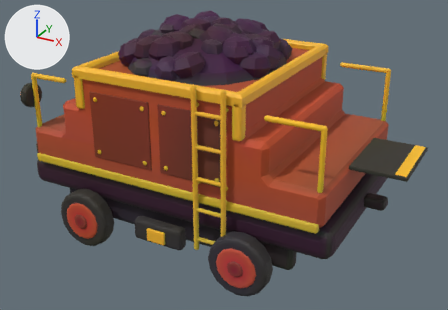
One commit to the glTF model ArtSource/Exports/Tender_Blockout.glb: the scene before it, then after it.
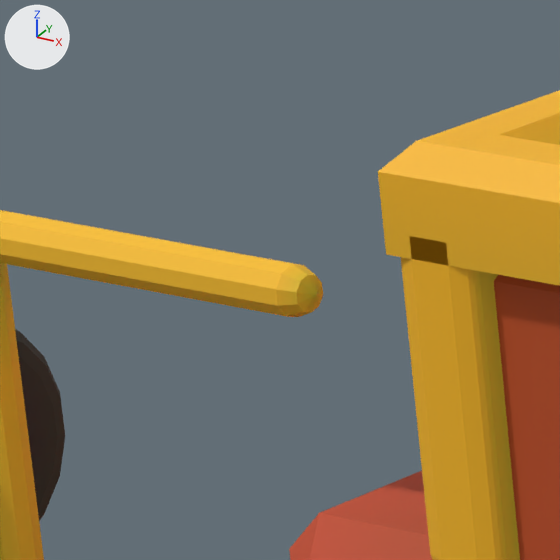
The first picture shows the older version from a camera (50 mm lens) standing at (3.62, -4.95, 3.49) and looking at (0.19, 1.28, 0.37). The close-ups show the older and then the newer version on the part from 8% to 20% of the width and 17% to 34% of the height of that picture. Only the edits that show in the close-ups are written down. Every picture has the same lights, and +X, +Y and +Z are marked at upper left. Where no turn or scale is listed for an object, it has been applied to the vertices. Vertices at exactly the same position are counted once.

The scene before the commit, as lines of its bpy script (objects in view):
```python
me_body = bpy.data.meshes.new('Body')
me_body.from_pydata(...)  # 2312 vertices, 4516 faces; spans x -1.9..1.9, y 0.14..2.56, z 0.29..1.6
# faces by material slot: [188, 3128, 1200]
me_body.materials.append(mat_m_tender_red)
me_body.materials.append(mat_m_tender_gold)
me_body.materials.append(mat_m_tender_panel)
me_deckrails = bpy.data.meshes.new('DeckRails')
me_deckrails.from_pydata(...)  # 564 vertices, 1120 faces; spans x -1.86..1.86, y 0.21..2.49, z 0.7..1.41
me_deckrails.materials.append(mat_m_tender_interact)
me_taillights = bpy.data.meshes.new('TailLights')
me_taillights.from_pydata(...)  # 580 vertices, 1152 faces; spans x -2.02..-1.86, y 0.09..2.61, z 0.97..1.27
# faces by material slot: [576, 576]
me_taillights.materials.append(mat_m_tender_frame)
me_taillights.materials.append(mat_m_tender_taillamp)
ob_body = bpy.data.objects.new('Body', me_body)
ob_body.location = (0.0, 0.0, 0.0)
ob_deckrails = bpy.data.objects.new('DeckRails', me_deckrails)
ob_deckrails.location = (0.0, 0.0, 0.0)
ob_taillights = bpy.data.objects.new('TailLights', me_taillights)
ob_taillights.location = (0.0, 0.0, 0.0)
```
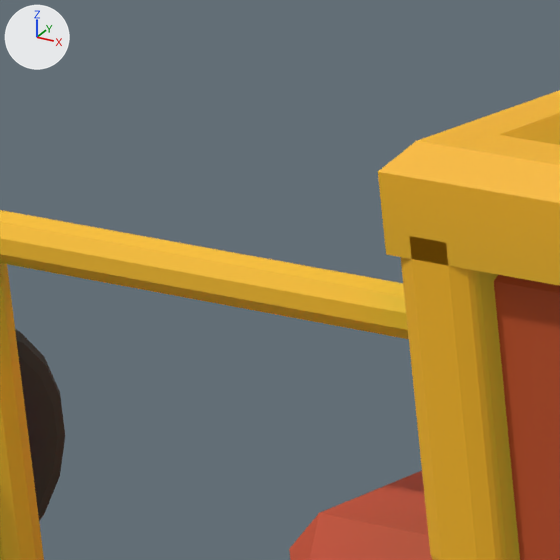
The edits, one by one:
me_deckrails has 564 vertices, 1120 faces and spans x -1.86..1.86, y 0.21..2.49, z 0.7..1.41.
me_deckrails is used by ob_deckrails; location (0.0, 0.0, 0.0).
me_deckrails part 1: all 51 vertices in x -1.71..-1.33, y 0.21..0.27, z 1.35..1.41 are scaled about their middle by (1.61, 1, 1), then moved by (0.19, 0.0, 0.0).

What differs and where, as boxes [x1, y1, x2, y2] in the close-ups (560 x 560 px; the box of a moved part takes in the faces that stretch with it):
'DeckRails', reshaped
    before: [0, 210, 323, 560]
    after: [0, 210, 409, 560]
part 1 of me_deckrails, moved or reshaped
    before: [277, 263, 323, 317]
    after: [277, 263, 409, 339]
